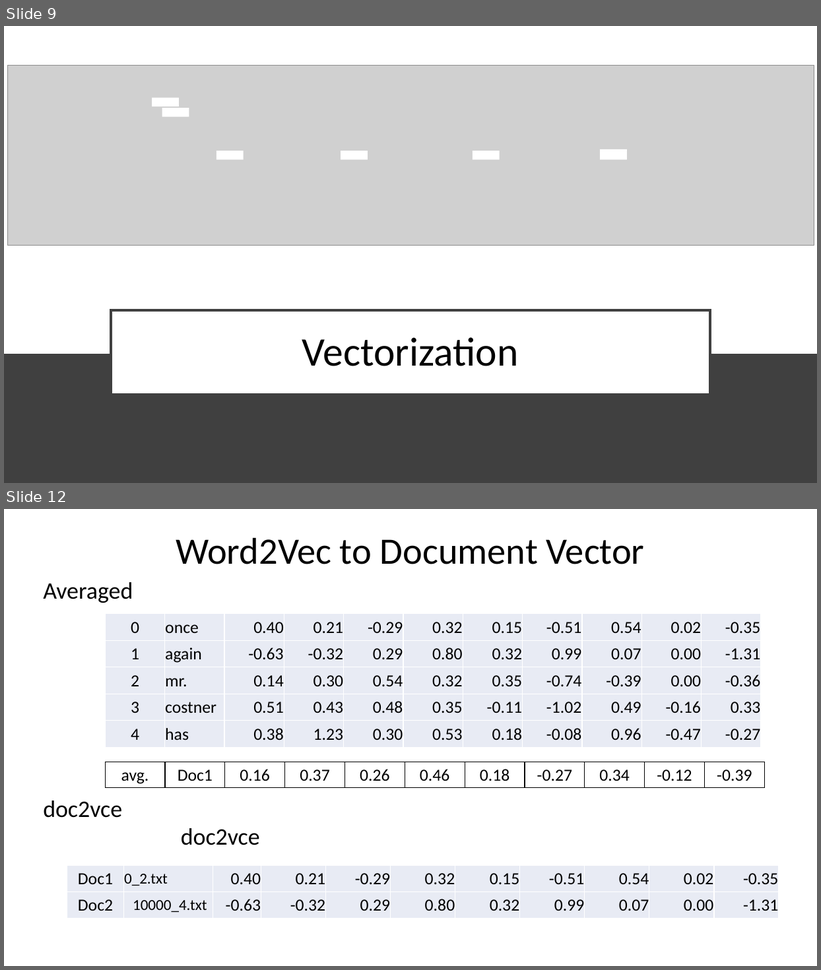
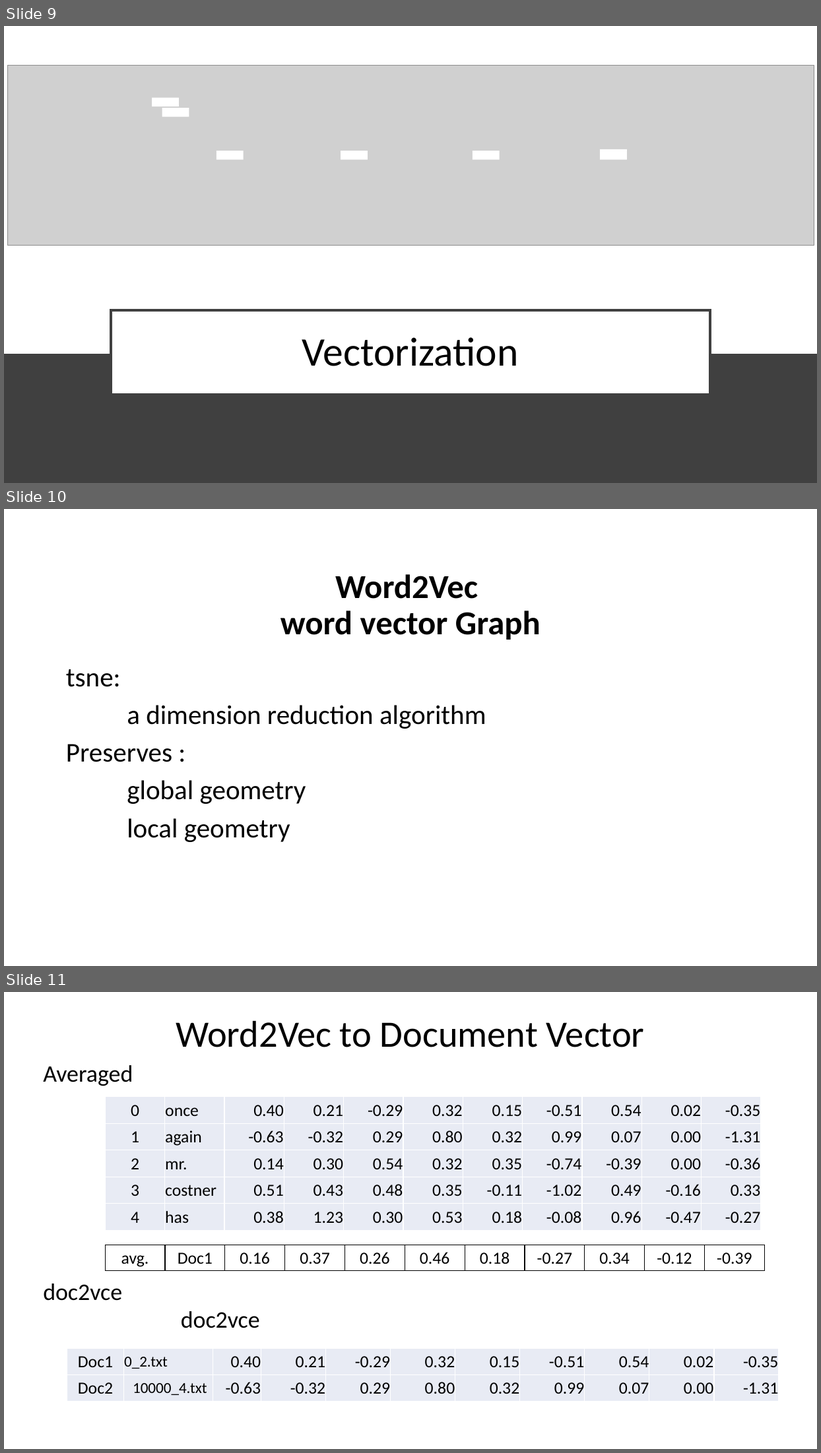
Before and after one commit to ktseringchem/ThinkfulProjects, a slide deck: FinalCapstonProject/Capston project.pptx. Shown one above the other, each under a label of ours: slides 9 and 12 before the commit, slides 9, 10 and 11 after it; the slides between them are not shown. The pictures are 821x970 and 821x1453 pixels, drawn with LibreOffice and Linux fonts; fonts in the diff are those of the drawing; grey boxes stand for pictures. Boxes give left, top, right and bottom in pixels: in the first picture for what was removed or moved away, otherwise in the second. Text is boxed around its words. In the diff, an @@ line names an element or a change of style, - is before the commit and + after.

```diff
--- a/FinalCapstonProject/Capston project.pptx
+++ b/FinalCapstonProject/Capston project.pptx
@@ slide 10 added at (4,509,817,966), background #FFFFFF @@
@@ title added at (281,574,541,640), 39.6 pt, text #000000, bold @@
+Word2Vec
+word vector Graph
@@ text added at (66,669,486,842), 32 pt, text #000000 @@
+tsne:
+a dimension reduction algorithm
+Preserves :
+global geometry
+local geometry
@@ what was slide 12 is now slide 11 @@
```
Also in this commit, not shown: 1 slide removed.
